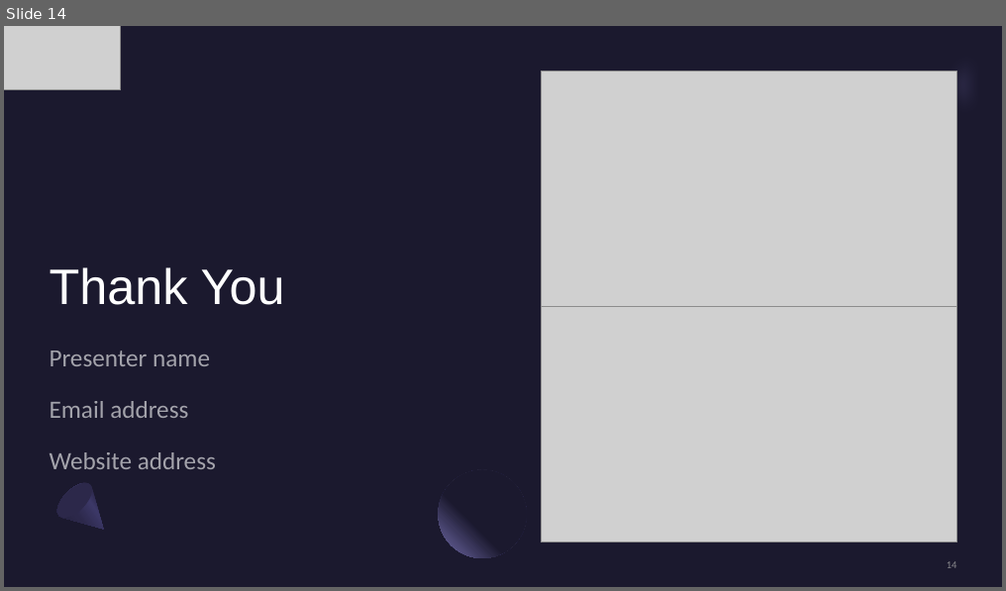
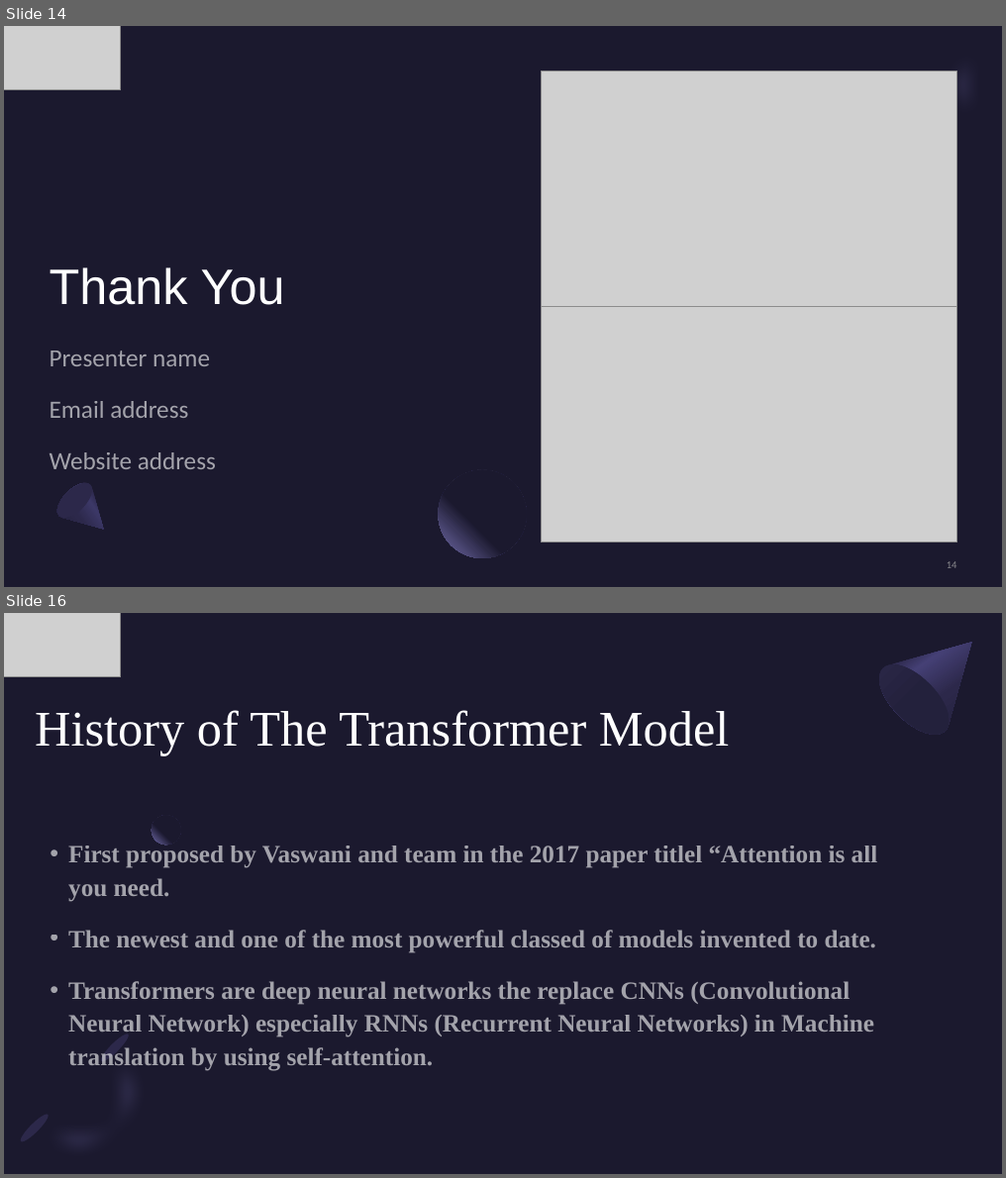
Before and after one commit to kiranes8c/CNTT2, a slide deck: DOC/Tuan 1 - Tìm hiểu machine translation.pptx. Shown one above the other, each under a label of ours: slide 14 before the commit, slides 14 and 16 after it; the slides between them are not shown. The pictures are 1006x591 and 1006x1178 pixels, drawn with LibreOffice and Linux fonts; fonts in the diff are those of the drawing; grey boxes stand for pictures. Boxes give left, top, right and bottom in pixels: in the first picture for what was removed or moved away, otherwise in the second. Text is boxed around its words. In the diff, an @@ line names an element or a change of style, - is before the commit and + after.

```diff
--- a/DOC/Tuan 1 - Tìm hiểu machine translation.pptx
+++ b/DOC/Tuan 1 - Tìm hiểu machine translation.pptx
@@ slide 16 added at <box>4,613,1002,1174</box>, background #1B192E @@
@@ picture added at <box>4,613,120,677</box> @@
@@ freeform shape added at <box>867,613,1002,747</box>, fill gradient #2C284A to #454075 to #1B192E @@
@@ ellipse added at <box>867,653,960,747</box>, fill gradient #23213C to #2C284A @@
@@ title added at <box>35,710,729,757</box>, 48 pt, text #FFFFFF @@
+History of The Transformer Model
@@ ellipse added at <box>152,815,180,845</box>, fill gradient #1B192E to #7771B2 @@
@@ text added at <box>68,844,878,1071</box>, 24 pt, text #FFFFFF at 60% opacity, bold @@
+• First proposed by Vaswani and team in the 2017 paper titlel “Attention is all you need.
+• The newest and one of the most powerful classed of models invented to date.
+• Transformers are deep neural networks the replace CNNs (Convolutional Neural Network) especially RNNs (Recurrent Neural Networks) in Machine translation by using self-attention.
@@ freeform shape added at <box>13,1026,183,1174</box>, fill #7771B2 at 40% opacity @@
@@ ellipse added at <box>98,1032,132,1065</box>, fill #2C284A @@
@@ ellipse added at <box>18,1112,52,1145</box>, fill #2C284A @@
```
Also in this commit, not shown: 16 other slides added, 1 other file.
